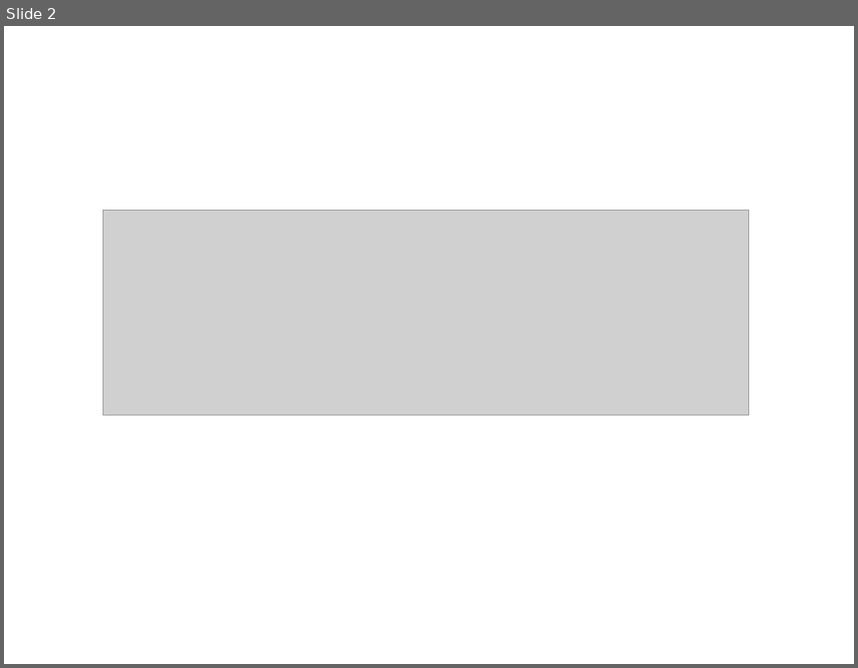
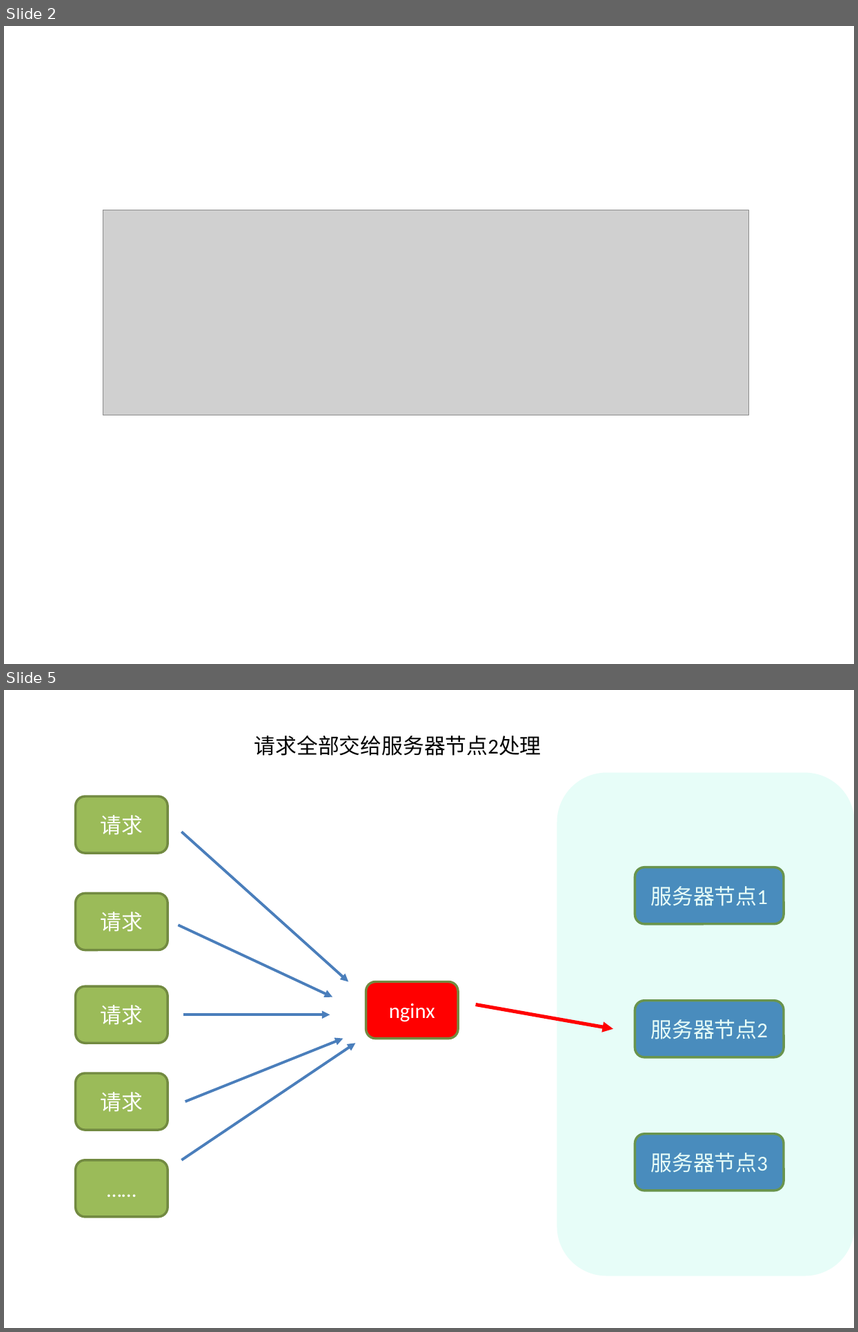
Before and after one commit to xiangming-fang/foodie-dev, a slide deck: doc/ppt/第二阶段/19 负载均衡 - 加权轮询.pptx. Shown one above the other, each under a label of ours: slide 2 before the commit, slides 2 and 5 after it; the slides between them are not shown. The pictures are 858x668 and 858x1332 pixels, drawn with LibreOffice and Linux fonts; fonts in the diff are those of the drawing; grey boxes stand for pictures. Boxes give left, top, right and bottom in pixels: in the first picture for what was removed or moved away, otherwise in the second. Text is boxed around its words. In the diff, an @@ line names an element or a change of style, - is before the commit and + after.

Commit message:
nginx 负载均衡

```diff
--- a/doc/ppt/第二阶段/19 负载均衡 - 加权轮询.pptx
+++ b/doc/ppt/第二阶段/19 负载均衡 - 加权轮询.pptx
@@ slide 5 added at <box>4,690,854,1328</box>, background #FFFFFF @@
@@ group added at <box>75,736,854,1276</box>: 10 rounded rectangles, 7 arrows, 1 text @@
+服务器节点1
+服务器节点3
+服务器节点2
+请求
+请求
+请求
+请求
+……
+nginx
+请求全部交给服务器节点2处理
```
Also in this commit, not shown: 3 other slides added, 4 other files.
